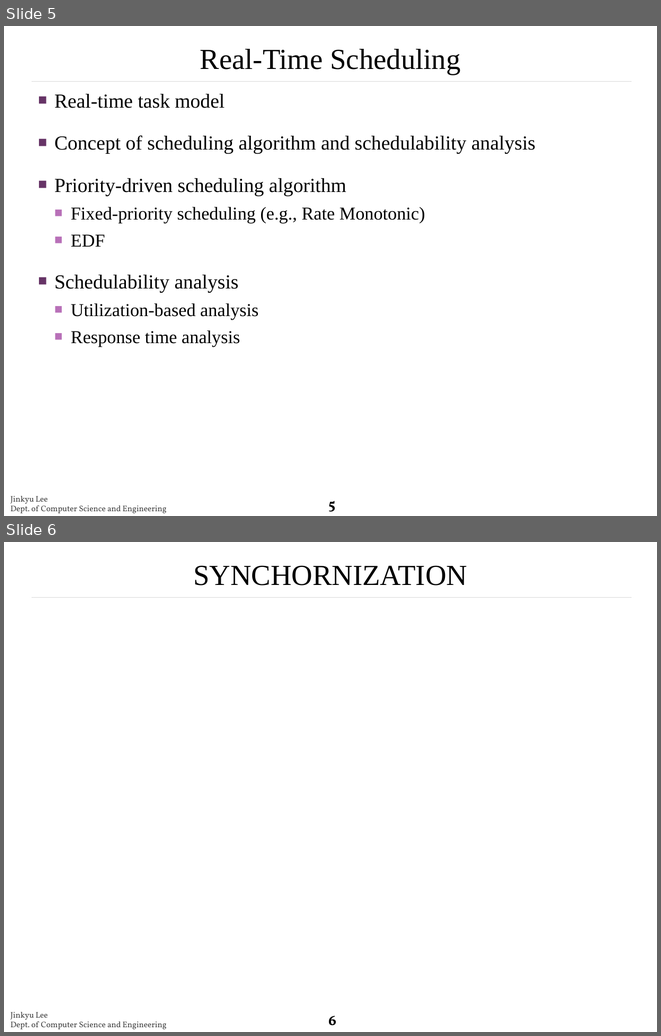
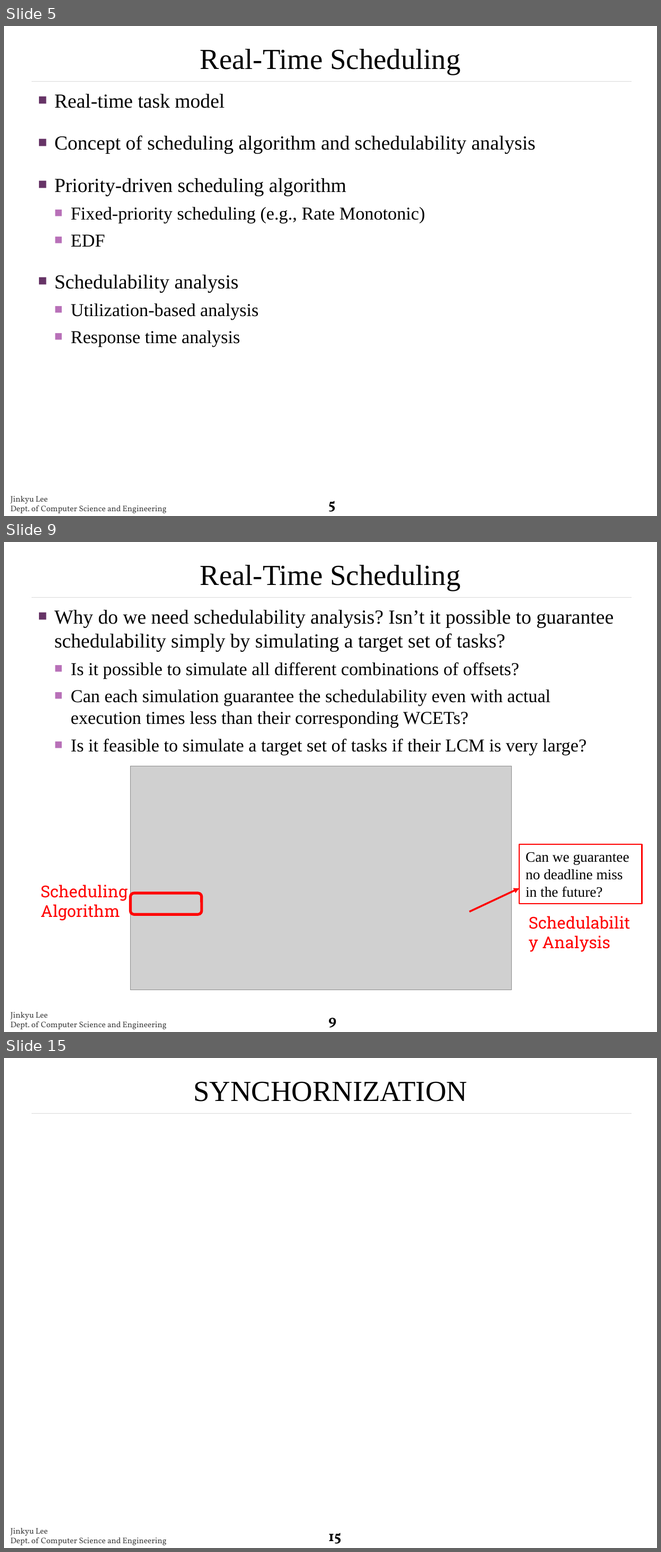
Before and after one commit to rtclskku/website, a slide deck: papers/2.pptx. Shown one above the other, each under a label of ours: slides 5 and 6 before the commit, slides 5, 9 and 15 after it; the slides between them are not shown. The pictures are 661x1036 and 661x1552 pixels, drawn with LibreOffice and Linux fonts; fonts in the diff are those of the drawing; grey boxes stand for pictures; background and template pictures are left out. Boxes give left, top, right and bottom in pixels: in the first picture for what was removed or moved away, otherwise in the second. Text is boxed around its words. In the diff, an @@ line names an element or a change of style, - is before the commit and + after.

```diff
--- a/papers/2.pptx
+++ b/papers/2.pptx
@@ slide 9 added at [4, 542, 657, 1032], background #FFFFFF; not listed: 3 template elements that a slide beside it also shows @@
@@ title added at [200, 565, 460, 591], 32 pt, text #000000 @@
+Real-Time Scheduling
@@ text added at [54, 610, 614, 755], 20 pt, text #000000 @@
+■ Why do we need schedulability analysis? Isn’t it possible to guarantee schedulability simply by simulating a target set of tasks?
+  ■ Is it possible to simulate all different combinations of offsets?
+  ■ Can each simulation guarantee the schedulability even with actual execution times less than their corresponding WCETs?
+  ■ Is it feasible to simulate a target set of tasks if their LCM is very large?
@@ picture added at [131, 766, 511, 990] @@
@@ rectangle added at [519, 844, 642, 904], outline #FF0000 1.5 pt, 16 pt, text #000000 @@
+Can we guarantee no deadline miss in the future?
@@ text added at [41, 884, 127, 920], 18 pt, text #FF0000 @@
+Scheduling
+Algorithm
@@ arrow added from (469, 911) to (519, 888), #FF0000 2 pt @@
@@ rounded rectangle added at [131, 893, 202, 914], outline #FF0000 3 pt @@
@@ text added at [542, 935, 610, 952], 18 pt, text #FF0000 @@
+Schedulability Analysis
@@ what was slide 6 is now slide 15 @@
@@ page number at [328, 1532, 341, 1543]: text changed @@
-6
+15
```
Also in this commit, not shown: 9 slides changed, 11 other slides added.
